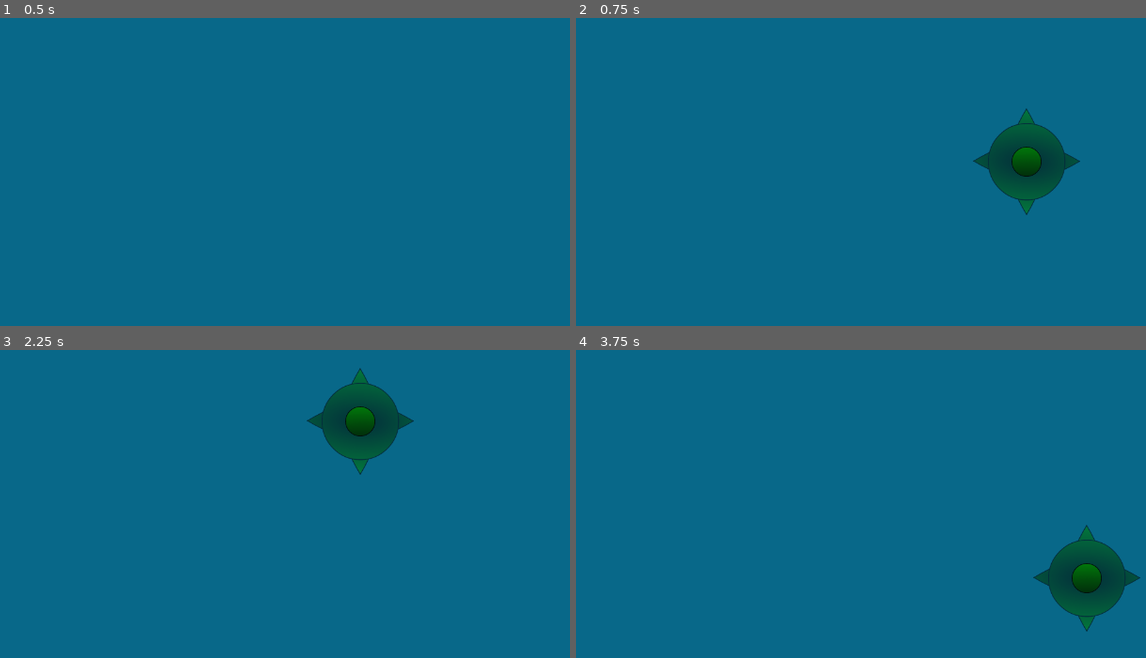
Above: before the commit, frames 1-4 (two rows, left to right).
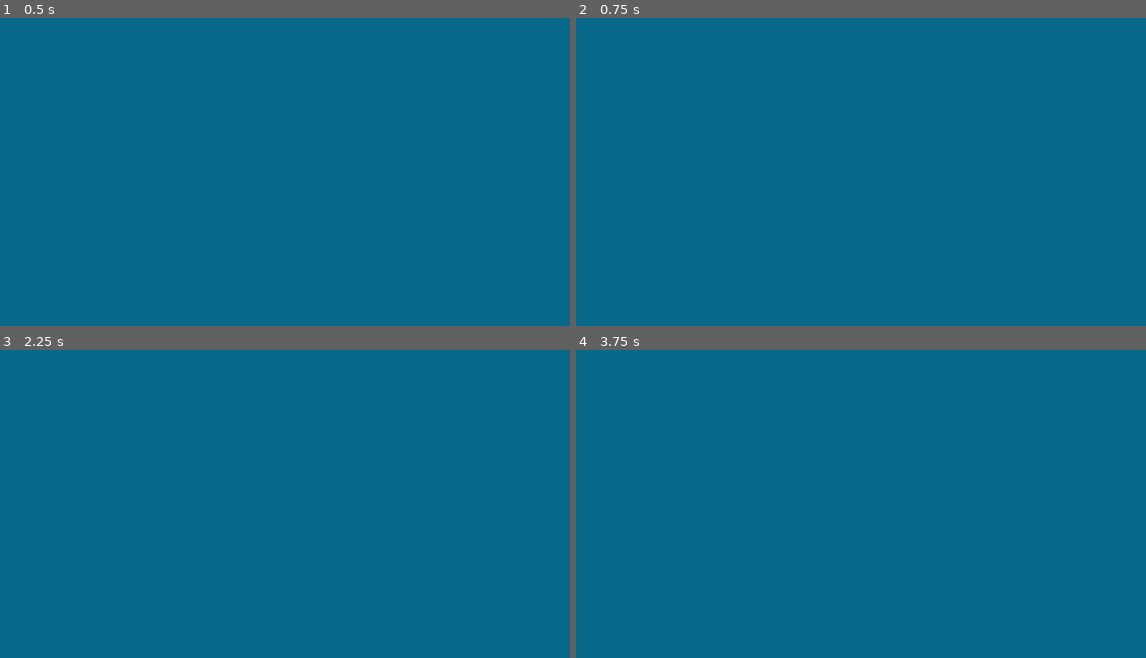
Above: after the commit, the same moments.

Repository: ArtronicsGame/Heroes
Game: Godot game, scene res://Scenes/JoyStick.tscn
Same seed, same stepped clock (60 frames per second), same inputs: the game is played once before the commit and once after it. This scene is started directly instead of the project's main scene.
Inputs (mouse positions are in pixels of both pictures, inside the frame that each line leads up to):
- Up to frame 1 (0.5 s): no input
- Up to frame 2 (0.75 s): tap Enter at 0.5 s; move the mouse to (1026, 159) at 0.52 s; tap Backspace at 0.6 s; click (1026, 159) at 0.67 s
- Up to frame 3 (2.25 s): tap Space at 1.25 s; drag from (136, 534) to (245, 599) at 1.27 s; move the mouse to (359, 420) at 2.02 s; tap Backspace at 2.1 s; click (359, 420) at 2.17 s
- Up to frame 4 (3.75 s): tap Enter at 2.75 s; drag from (821, 599) to (633, 451) at 2.77 s; move the mouse to (1089, 577) at 3.52 s; tap Backspace at 3.6 s; click (1089, 577) at 3.67 s

Frame 1 is identical in both runs. In frame 2, 3.0% of the frame differs, in the area x 69-89%, y 29-65%; in frame 3, 3.0%; in frame 4, 3.0%.
Error before the commit: Invalid get index 'position' (on base: 'Viewport'). (res://Scripts/JoyStick.gd:33)
Error after the commit: Invalid get index 'position' (on base: 'Viewport'). (res://Scripts/JoyStick.gd:35)

Commit message:
Left half for joystick added

Diff:
--- a/Scenes/JoyStick.tscn
+++ b/Scenes/JoyStick.tscn
@@ -4,7 +4,7 @@
 [ext_resource path="res://Sprits/Joystick/big_circle.png" type="Texture" id=2]
 [ext_resource path="res://Sprits/Joystick/small_circle.png" type="Texture" id=3]
 
-[node name="JoyStickContainer" type="Node2D"]
+[node name="JoyStickContainer" type="Node2D" index="0"]
 self_modulate = Color( 1, 1, 1, 0.835294 )
 script = ExtResource( 1 )
 _sections_unfolded = [ "Script", "Transform", "Visibility" ]
--- a/Scenes/MasterPlayer.tscn
+++ b/Scenes/MasterPlayer.tscn
@@ -4,7 +4,7 @@
 [ext_resource path="res://Scripts/MasterPlayer.gd" type="Script" id=2]
 [ext_resource path="res://Sprits/aim.png" type="Texture" id=3]
 
-[node name="Area2D" index="0" instance=ExtResource( 1 )]
+[node name="Area2D" instance=ExtResource( 1 )]
 script = ExtResource( 2 )
 _sections_unfolded = [ "Collision", "Script", "Transform", "Z Index", "script" ]
 speed = 7000
--- a/Scripts/JoyStick.gd
+++ b/Scripts/JoyStick.gd
@@ -5,6 +5,7 @@
 var startPos = Vector2(0, 0)
 var endPos
 var nulls = false
+var screensize
 
 
 export (int) var SwitchTimeInterval = 500
@@ -23,7 +24,8 @@
 
 func _ready():
 	self.modulate = MoveColor
-	SwitchDistInterval = (get_viewport_rect().size * SwitchDistIntervalRatio).length()
+	screensize = get_viewport_rect().size
+	SwitchDistInterval = (screensize * SwitchDistIntervalRatio).length()
 	set_process(true)
 	set_process_input(true)
 	visible = false
@@ -35,32 +37,33 @@
 
 func _input(event):
 	if event is InputEventScreenTouch:
-		if event.is_pressed():
-			var now = OS.get_ticks_msec()
-			if (now - lastTime) < SwitchTimeInterval:
-				if (lastPos - event.position).length() < SwitchDistInterval:
-					aimingMode = !aimingMode
-					if aimingMode:
-						self.modulate = AimColor
-					else:
-						self.modulate = MoveColor
+		if event.position.x < (screensize.x / 2):
+			if event.is_pressed():
+				var now = OS.get_ticks_msec()
+				if (now - lastTime) < SwitchTimeInterval:
+					if (lastPos - event.position).length() < SwitchDistInterval:
+						aimingMode = !aimingMode
+						if aimingMode:
+							self.modulate = AimColor
+						else:
+							self.modulate = MoveColor
+			lastPos = event.position
+			lastTime = OS.get_ticks_msec()
 
-	if event is InputEventScreenTouch:
-		lastPos = event.position
-		lastTime = OS.get_ticks_msec()
+			if joyStickIndex == -1 && event.is_pressed():
+				startPos = event.position
+				endPos = event.position
+				joyStickIndex = event.index
+				$JoyStickBack.position = startPos
+				$JoyStickBack/Joystick.position = Vector2(0, 0)
+				visible = true
+			elif joyStickIndex == event.index && !event.is_pressed():
+				movementVector = Vector2(0, 0)
+				visible = false
+				joyStickIndex = -1
+		else:
+			pass #Attack Button
 
-	if event is InputEventScreenTouch:
-		if joyStickIndex == -1 && event.is_pressed():
-			startPos = event.position
-			endPos = event.position
-			joyStickIndex = event.index
-			$JoyStickBack.position = startPos
-			$JoyStickBack/Joystick.position = Vector2(0, 0)
-			visible = true
-		elif joyStickIndex == event.index && !event.is_pressed():
-			movementVector = Vector2(0, 0)
-			visible = false
-			joyStickIndex = -1
 	elif event is InputEventScreenDrag:
 		if joyStickIndex == event.index:
 			endPos = event.position
--- a/project.godot
+++ b/project.godot
@@ -20,7 +20,7 @@
 [application]
 
 config/name="Heroes"
-run/main_scene="res://Scenes/Panel.tscn"
+run/main_scene="res://Scenes/MatchScene.tscn"
 boot_splash/image="res://splash.png"
 boot_splash/fullsize=false
 boot_splash/bg_color=Color( 0.313726, 0.313726, 0.313726, 1 )
Renamed: Scenes/Panel.tscn -> Scenes/MatchScene.tscn
